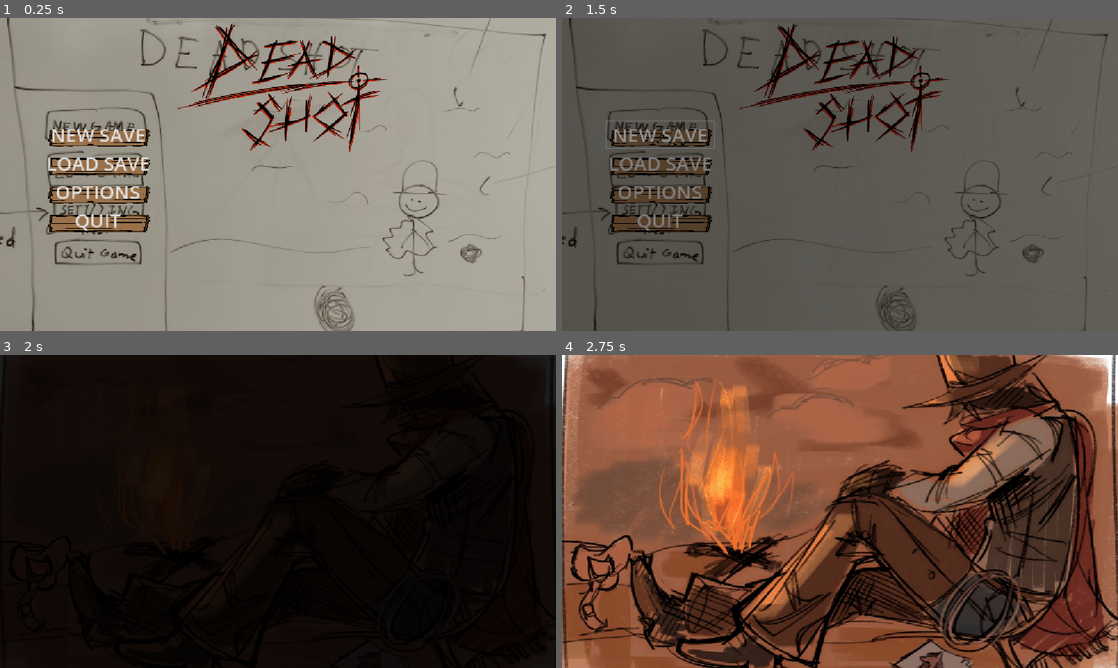
Above: before the commit, frames 1-4 (two rows, left to right).
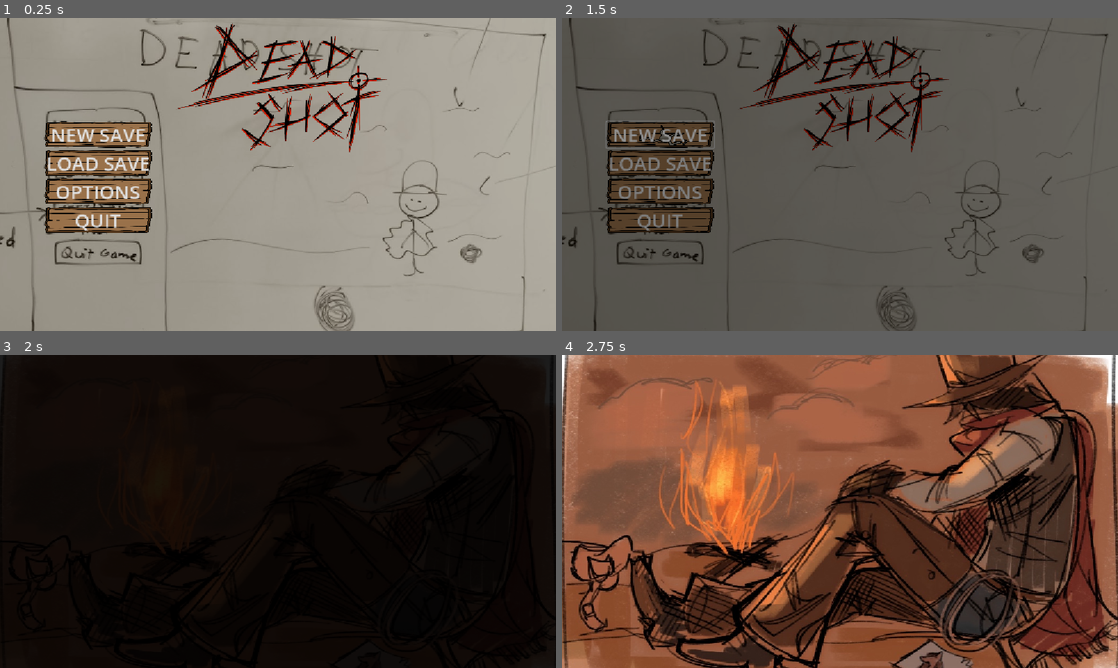
Above: after the commit, the same moments.

Repository: gmuGADIG/DEADSHOT
Game: Godot game, scene res://menu/main_menu/main_menu.tscn
Two runs of this game, one before a commit and one after it. Both use one fixed random seed, a clock stepped at 60 frames per second and the inputs below. The engine's default icon, where the game draws it, is replaced by a stand-in: a white triangle on a blue panel in a dark square. Sound files missing from this copy of the repository are replaced by a short silence.
Inputs (mouse positions are in pixels of both pictures, inside the frame that each line leads up to):
- Up to frame 1 (0.25 s): no input
- Up to frame 2 (1.5 s): tap Enter at 0.5 s; move the mouse to (962, 158) at 0.52 s; press the mouse at (962, 158) at 0.53 s; hold D (move_right) 0.53-1.25 s; release the mouse at (962, 158) at 1.25 s; click "NEW SAVE" at 1.25 s
- Up to frame 3 (2 s): no input
- Up to frame 4 (2.75 s): move the mouse to (728, 527) at 2.02 s; hold S (move_down) from 2.03 s (still down); tap E (interact) at 2.1 s

The runs differ from the first frame. In frame 1, 3.3% of the frame differs, in the area x 7-28%, y 32-69%; in frame 2, 3.0%; in frame 3, nothing differs; in frame 4, nothing differs.

Commit message:
recrop button sprites to correct size

Diff:
--- a/menu/main_menu/main_menu.gd
+++ b/menu/main_menu/main_menu.gd
@@ -37,8 +37,3 @@
 func _on_button_mouse_exited() -> void:
 	$AudioStreamPlayer.stop()
 	pass # Replace with function body.
-
-func _on_audio_stream_player_finished() -> void:
-	if $AudioStreamPlayer.stream != gunshot:
-		$AudioStreamPlayer.play()
-	pass # Replace with function body.
--- a/menu/main_menu/main_menu.tscn
+++ b/menu/main_menu/main_menu.tscn
@@ -97,4 +97,3 @@
 [connection signal="mouse_exited" from="VBoxContainer/QuitButton" to="." method="_on_button_mouse_exited"]
 [connection signal="pressed" from="VBoxContainer/QuitButton" to="." method="_on_button_pressed"]
 [connection signal="pressed" from="VBoxContainer/QuitButton" to="." method="_on_quit_button_pressed"]
-[connection signal="finished" from="AudioStreamPlayer" to="." method="_on_audio_stream_player_finished"]
--- a/temp_art/rough_drafts/ui_theme.tres
+++ b/temp_art/rough_drafts/ui_theme.tres
@@ -1,16 +1,17 @@
-[gd_resource type="Theme" load_steps=6 format=3 uid="uid://cbhjnihlejbf6"]
+[gd_resource type="Theme" load_steps=7 format=3 uid="uid://cbhjnihlejbf6"]
 
-[ext_resource type="Texture2D" uid="uid://lwqkmtyly4uq" path="res://menu/main_menu/non_shot.png" id="1_2pgop"]
-[ext_resource type="Texture2D" uid="uid://70nvlv43j31f" path="res://menu/main_menu/shot.png" id="2_2pgop"]
+[ext_resource type="Texture2D" uid="uid://bwm425xkr0vcy" path="res://temp_art/icon.svg" id="1_gpfoj"]
+[ext_resource type="Texture2D" uid="uid://dw1y1ea36a1ov" path="res://menu/main_menu/button.png" id="2_gpfoj"]
+[ext_resource type="Texture2D" uid="uid://d2m17cuaki05q" path="res://menu/main_menu/button_shot.png" id="3_0owd2"]
 
 [sub_resource type="StyleBoxTexture" id="StyleBoxTexture_a43qx"]
-texture = ExtResource("1_2pgop")
+texture = ExtResource("1_gpfoj")
 
 [sub_resource type="StyleBoxTexture" id="StyleBoxTexture_gpfoj"]
-texture = ExtResource("1_2pgop")
+texture = ExtResource("2_gpfoj")
 
 [sub_resource type="StyleBoxTexture" id="StyleBoxTexture_1rmgx"]
-texture = ExtResource("2_2pgop")
+texture = ExtResource("3_0owd2")
 
 [resource]
 Button/styles/hover = SubResource("StyleBoxTexture_a43qx")
Binary file added: menu/main_menu/button.png
Not shown, changed: menu/main_menu/button.png.import
Binary file added: menu/main_menu/button_shot.png
Not shown, changed: menu/main_menu/button_shot.png.import
Not shown: 1 places in menu/main_menu/main_menu.tscn that only renumber resources
Binary file removed: menu/main_menu/non_shot.png
Binary file removed: menu/main_menu/shot.png
